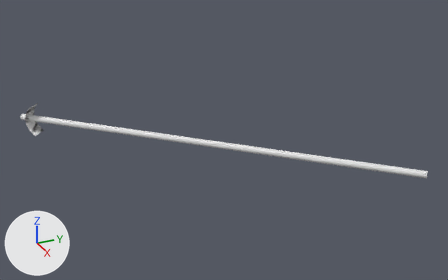
One commit to the OBJ model Practica5/Models/Satelite_Antena.obj: the scene before it, then after it.
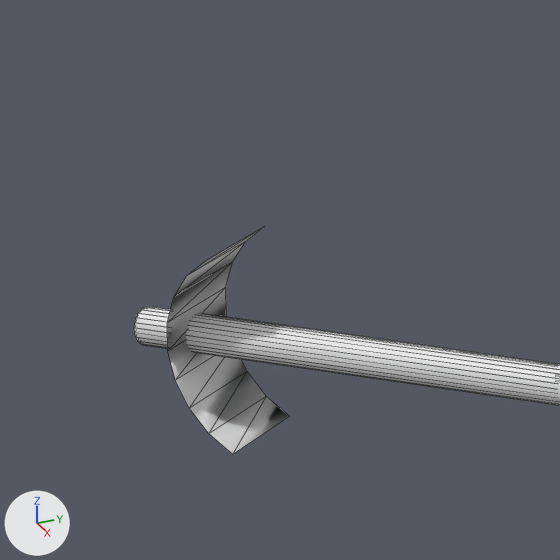
Each version is shown whole from a camera (50 mm lens) standing at (9.05, -11.12, 7.89) and looking at (-6.57, -4.09, 0.08), then close up on the part from 0% to 19% of the width and 24% to 54% of the height. The lights are fixed; the arrows at lower left show +X, +Y and +Z. The older version's two pictures come first. The close-ups show mesh edges as thin lines. Where no turn or scale is listed for an object, it has been applied to the vertices. Vertices at exactly the same position are counted once.

The older version as bpy lines, for what is in view:
```python
me_satelite_antena = bpy.data.meshes.new('Satelite_Antena')
me_satelite_antena.from_pydata(...)  # 66 vertices, 86 faces; spans x -11.27..-2.3, y -9.44..0.15, z -0.52..0.52
ob_satelite_antena = bpy.data.objects.new('Satelite_Antena', me_satelite_antena)
ob_satelite_antena.location = (0.0, 0.0, 0.0)
```
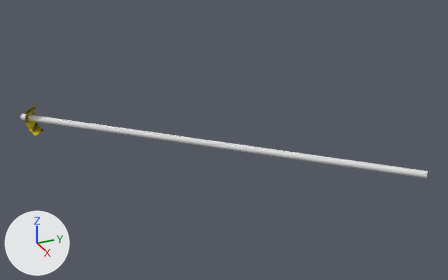
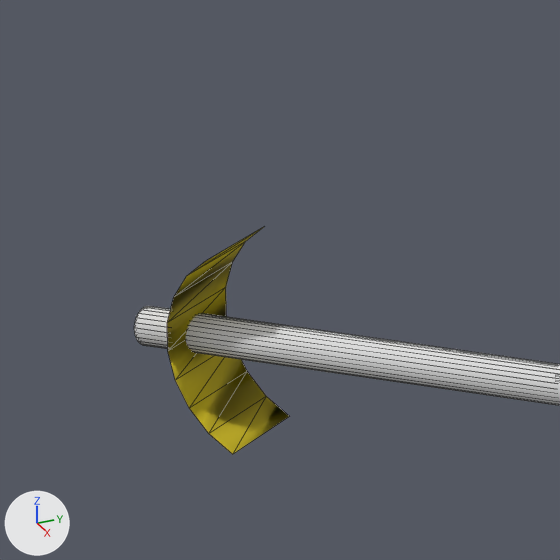
Changed parts and their boxes [x1, y1, x2, y2] in the close-ups (560 x 560 px):
part 1 of me_satelite_antena, edited (looks the same)
    both: [134, 306, 560, 405]
part 2 of me_satelite_antena, edited (looks the same)
    both: [146, 312, 560, 406]
part 3 of me_satelite_antena, recoloured (white to yellow)
    both: [167, 228, 289, 454]

The change in detail:
Material 'tip' (mat_tip) is new.
Its base color is (0.584, 0.467, 0.00784) (yellow #c9b616).
Its roughness is 1.0.
Material 'pole' (mat_pole) is new.
Its base color is (0.753, 0.753, 0.753) (light grey #e1e1e1).
Its roughness is 1.0.
me_satelite_antena has 66 vertices, 86 faces and spans x -11.27..-2.3, y -9.44..0.15, z -0.52..0.52.
me_satelite_antena is used by ob_satelite_antena; location (0.0, 0.0, 0.0).
me_satelite_antena part 1: all 24 faces centred in x -8.32..-8.18, y -6.29..-6.16, z -0.1..0.1 switch from no material to mat_pole (light grey #e1e1e1).
me_satelite_antena part 2: all 24 faces centred in x -5.38..-5.24, y -3.14..-3.0, z -0.1..0.1 switch from no material to mat_pole (light grey #e1e1e1).
me_satelite_antena part 3: all 16 faces centred in x -11.04..-10.75, y -9.21..-8.91, z -0.49..0.49 switch from no material to mat_tip (yellow #c9b616).
